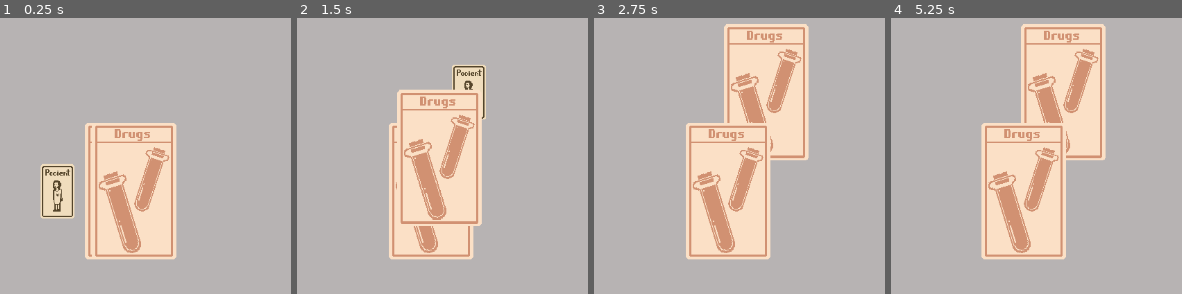
Above: before the commit, frames 1-4 (left to right).
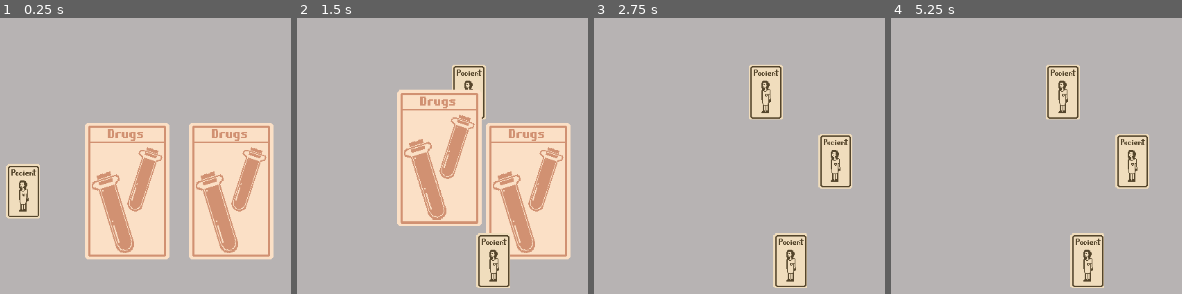
Above: after the commit, the same moments.

Repository: Pegasojuegos/Take-a-Pill
Game: Godot game, scene res://scenes/main.tscn
The game is run twice, just before and just after one commit, with the same random seed, the same clock (stepped at 60 frames per second) and the same inputs.
Inputs (mouse positions are in pixels of both pictures, inside the frame that each line leads up to):
- Up to frame 1 (0.25 s): no input
- Up to frame 2 (1.5 s): tap Enter at 0.5 s; drag from (355, 191) to (468, 92) at 0.52 s; drag from (425, 191) to (468, 92) at 1.27 s
- Up to frame 3 (2.75 s): move the mouse to (727, 191) at 2.02 s; click (727, 191) at 2.17 s
- Up to frame 4 (5.25 s): tap Space at 2.75, 4.25 s; drag from (943, 280) to (1062, 92) at 2.77 s; tap Enter at 3.5, 5 s; move the mouse to (outside the picture) at 3.52 s; click (outside the picture) at 3.67 s; drag from (outside the picture) to (1024, 191) at 4.27 s; move the mouse to (1024, 191) at 5.02 s; click (1024, 191) at 5.17 s

The runs differ from the first frame. In frame 1, 24% of the frame differs, in the area x 2-95%, y 38-88%; in frame 2, 20%; in frame 3, 30%; in frame 4, 31%, in the area x 30-89%, y 2-98%.

Commit message:
Crafting implemented

Diff:
--- a/scenes/deck/drugs.gd
+++ b/scenes/deck/drugs.gd
@@ -1,4 +1,9 @@
 extends Consumable
 
-func _ready():
-	uses = 1
+@export var drugsName: String = "Drugs"
+@export var dugsDescription: String = "Some strange dugs"
+@export var drugsUses: int = 2
+
+
+func _init():
+	super._init(drugsName, dugsDescription, drugsUses)
--- a/scenes/deck/drugs.tscn
+++ b/scenes/deck/drugs.tscn
@@ -6,6 +6,9 @@
 
 [node name="Drugs" instance=ExtResource("1_2n32l")]
 script = ExtResource("2_184bn")
+drugsName = "Drugs"
+dugsDescription = "Some strange dugs"
+drugsUses = 2
 
 [node name="Sprite2D" parent="." index="0"]
 texture = ExtResource("3_hfttu")
--- a/scenes/deck/patient.tscn
+++ b/scenes/deck/patient.tscn
@@ -6,6 +6,10 @@
 
 [node name="Patient" instance=ExtResource("1_qhhtq")]
 script = ExtResource("2_icbxt")
+patientName = "Patient"
+patientDescription = "A sick patient"
+patientLige = 5
+patientDamage = 1
 
 [node name="Sprite2D" parent="." index="0"]
 texture = ExtResource("3_35axf")
--- a/scenes/entity.tscn
+++ b/scenes/entity.tscn
@@ -5,3 +5,5 @@
 
 [node name="Entity" instance=ExtResource("1_53l4r")]
 script = ExtResource("1_10qy0")
+life = 0
+damage = 0
--- a/scripts/board.gd
+++ b/scripts/board.gd
@@ -1,19 +1,60 @@
 extends Node2D
 
-var crafts = [
-	{"ingredients": {"Drugs": 2},"result": "Patient"},
+@export var crafts = [
+	{"ingredients": {"Drugs": 2},"result": {"Patient": 2}},
 ]
 
 func _ready():
 	var patient = preload("res://scenes/deck/patient.tscn").instantiate()
-	patient.position.x = -50
+	patient.position.x = -100
 	$CardsInGame.add_child(patient)
 	var drugs = preload("res://scenes/deck/drugs.tscn").instantiate()
 	drugs.position.x = 50
 	$CardsInGame.add_child(drugs)
 	var drugs2 = preload("res://scenes/deck/drugs.tscn").instantiate()
-	drugs2.position.x = 60
+	drugs2.position.x = 200
 	$CardsInGame.add_child(drugs2)
 
-func checkCrafting(selectCards: Array):
-	pass
+func checkCrafting(selectedCards: Array):
+	#Count how many ingredients are of each type
+	var ingredientsCount = {}
+
+	for card in selectedCards:
+		var cardName = card.cardName
+		if ingredientsCount.has(cardName):
+			ingredientsCount[cardName] += 1
+		else:
+			ingredientsCount[cardName] = 1
+
+	# Check if ingredients match with any recipe
+	for craft in crafts:
+		var craftable: bool = true
+		var ingredientsNeeded = craft["ingredients"]
+
+		# Check if needed ingredients are present
+		for ingredient in ingredientsNeeded.keys():
+			if not ingredientsCount.has(ingredient) or ingredientsCount[ingredient] < ingredientsNeeded[ingredient]:
+				craftable = false
+				break # If one ingredient is missing the craft doesn't match
+
+		# If all ingredients are present call craft and use consumables
+		if craftable:
+			createCraft(craft["result"],selectedCards[0].position)
+
+			for card in selectedCards:
+				if card is Consumable:
+					card.use(1)
+
+func createCraft(cards: Dictionary, newPositon: Vector2):
+	for card in cards.keys():
+		for i in range(cards[card]):
+			var cardPath = "res://scenes/deck/" + card.to_lower() + ".tscn"
+			var newCardScene = load(cardPath)
+
+			if newCardScene:
+				var newCard = newCardScene.instantiate()
+				newCard.position.x = newPositon.x + 100
+				newCard.position.y = newPositon.y + 100
+				$CardsInGame.add_child(newCard)
+			else:
+				print("Failed to load scente: " + cardPath)
--- a/scripts/card.gd
+++ b/scripts/card.gd
@@ -2,27 +2,41 @@
 
 class_name Card
 
+var cardName: String
 var description: String
-var life: int
 var dragging: bool
+@export var cardsUnder: Array = []
+static var cardBeingDragged: Card = null
 
-func _on_area_2d_input_event(viewport, event, shape_idx):
+func _init(cardName: String, description: String):
+	self.cardName = cardName
+	self.description = description
+
+func _on_area_2d_input_event(_viewport, event, _shape_idx):
 	dragCard(event)
 
 
-func _process(delta):
+func _process(_delta):
 	#while dragging follow the mouse
 	if dragging:
 		global_position = get_global_mouse_position()
 
-#On click activate dragging and take to the front, on unclick desactivate dragging
+# On click activate dragging and take to the front, on unclick desactivate dragging
 func dragCard(event):
 	if event is InputEventMouseButton and isTopCard():
-		if event.is_pressed():
+		if event.is_pressed() and Card.cardBeingDragged == null:# Only drag if no other card is being dragged
 			dragging = true
+			Card.cardBeingDragged = self
 			get_parent().move_child(self, get_parent().get_child_count()-1)# Bring cart to the front
-		else:
+		elif not event.is_pressed() and dragging:
 			dragging = false
+			Card.cardBeingDragged = null
+			# If there are cards under add self to the group and call crafting
+			# then erase self from the cardsUnder
+			if cardsUnder.size() > 0:
+				cardsUnder.append(self)
+				get_parent().get_parent().checkCrafting(cardsUnder)
+				cardsUnder.clear()
 
 # Function to check if this card is the topmost at the mouse position.
 func isTopCard() -> bool:
@@ -35,18 +49,12 @@
 				res = false
 	return res
 
+# Detect when contact with another card and save it
+func _on_area_2d_area_entered(area):
+	if area.get_parent() is Card and area.get_parent() != self:
+		cardsUnder.append(area.get_parent())
 
-func usar():
-	pass
-
-
-
-
-
-
-func _on_area_2d_area_entered(area):
-	pass # Replace with function body.
-
-
+# Detect when leave contact with another card and forget it
 func _on_area_2d_area_exited(area):
-	pass # Replace with function body.
+	if area.get_parent() is Card and area.get_parent() !=self :
+		cardsUnder.erase(area.get_parent())
--- a/scripts/consumable.gd
+++ b/scripts/consumable.gd
@@ -4,5 +4,11 @@
 
 var uses: int
 
+func _init(cardName: String, description: String, uses: int):
+	super._init(cardName, description)
+	self.uses = uses
+
 func use(number):
 	uses -= number
+	if uses <= 0:
+		queue_free()
--- a/scripts/deck/patient.gd
+++ b/scripts/deck/patient.gd
@@ -1,5 +1,9 @@
 extends Entity
 
-func _ready():
-	damage = 1
-	print($".".name)
+@export var patientName: String = "Patient"
+@export var patientDescription: String = "A sick patient"
+@export var patientLige: int = 5
+@export var patientDamage: int = 1
+
+func _init():
+	super._init(patientName, patientDescription, patientLige, patientDamage)
--- a/scripts/entity.gd
+++ b/scripts/entity.gd
@@ -2,4 +2,10 @@
 
 class_name Entity
 
-var damage: int
+@export var life: int
+@export var damage: int
+
+func _init(cardName: String, description: String, life: int, damage:int):
+	super._init(cardName, description)
+	self.life = life
+	self.damage = damage
